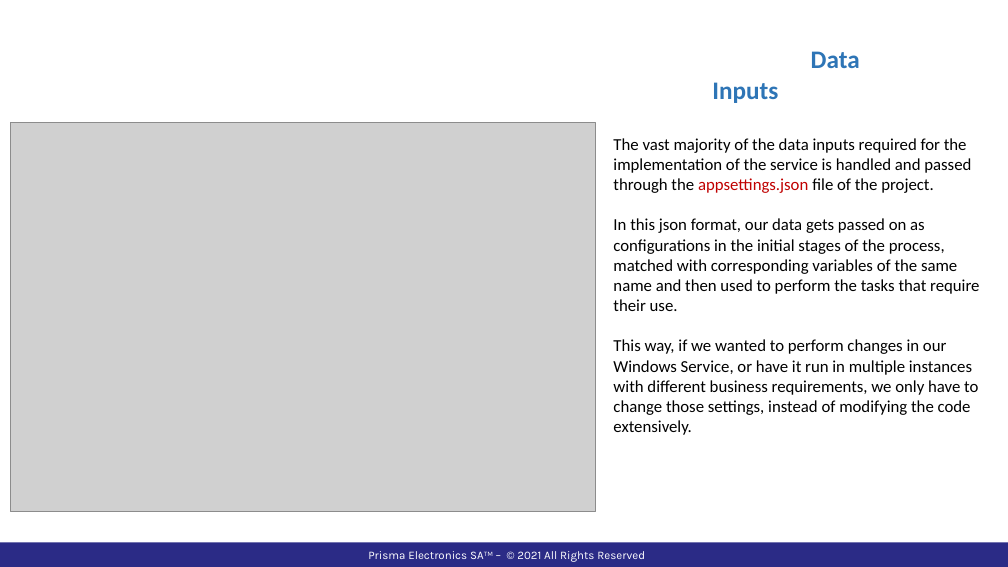
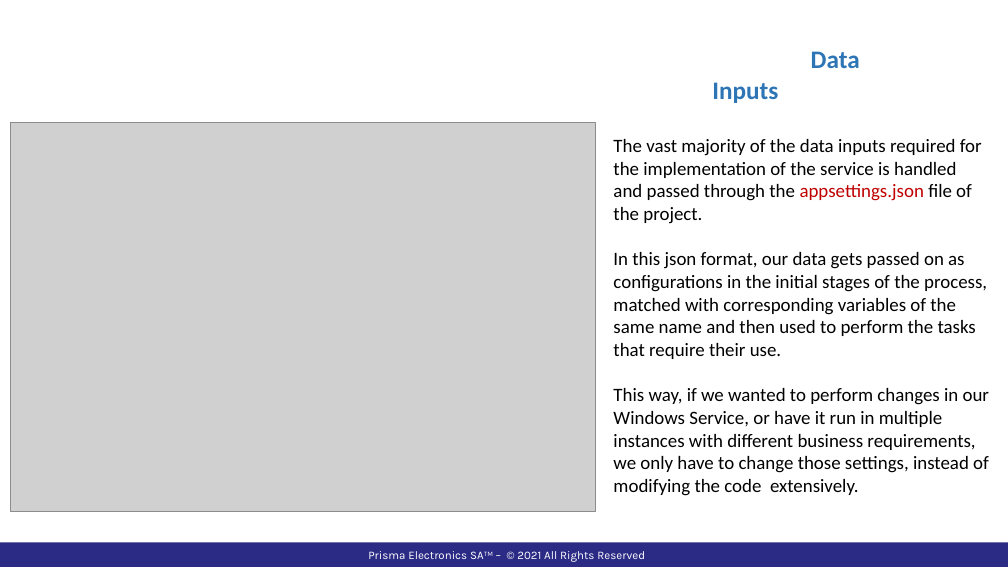
Before and after one commit to pazo0z0o/WorkRelatedLearning, a slide deck: slide 5 of ShipBunkerWindowsService/Documentation/WebScraperPresentation.pptx. Drawn at 1008x567 pixels with LibreOffice and Linux fonts; fonts in the diff are those of the drawing; grey boxes stand for pictures; background and template pictures are left out. Boxes give left, top, right and bottom in pixels: in the first picture for what was removed or moved away, otherwise in the second. Text is boxed around its words. In the diff, an @@ line names an element or a change of style, - is before the commit and + after.

```diff
--- a/ShipBunkerWindowsService/Documentation/WebScraperPresentation.pptx
+++ b/ShipBunkerWindowsService/Documentation/WebScraperPresentation.pptx
@@ text "The vast majority of the ..." at (x1=613, y1=139, x2=989, y2=496): size 16 to 18 pt @@
```
